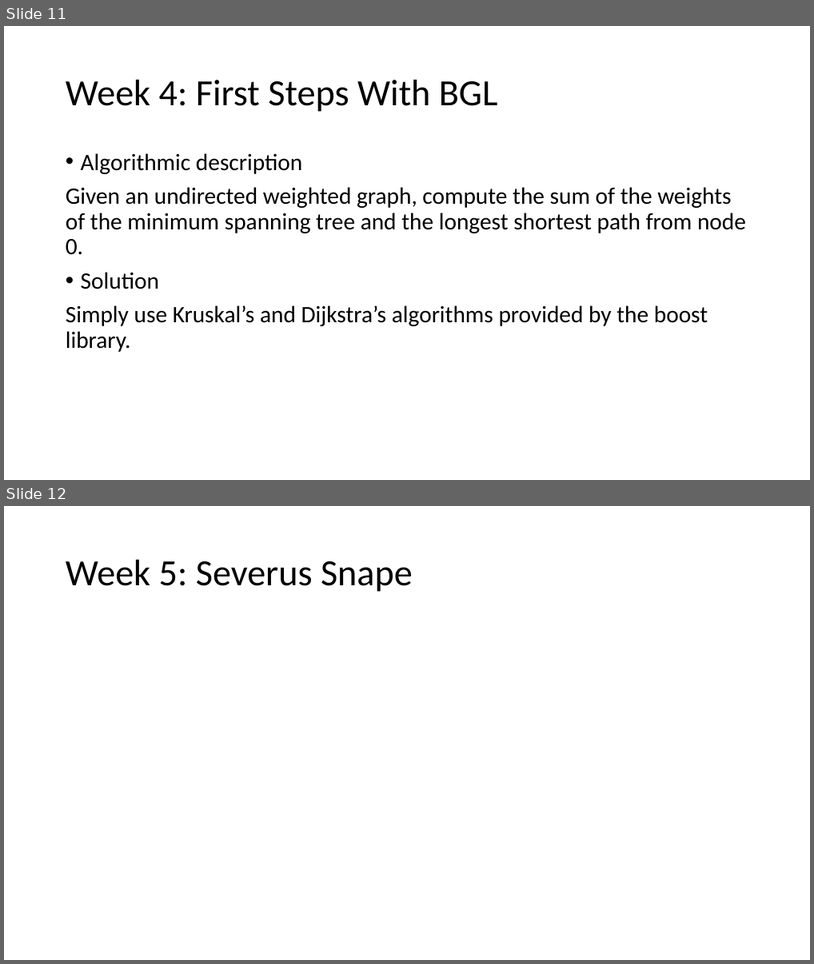
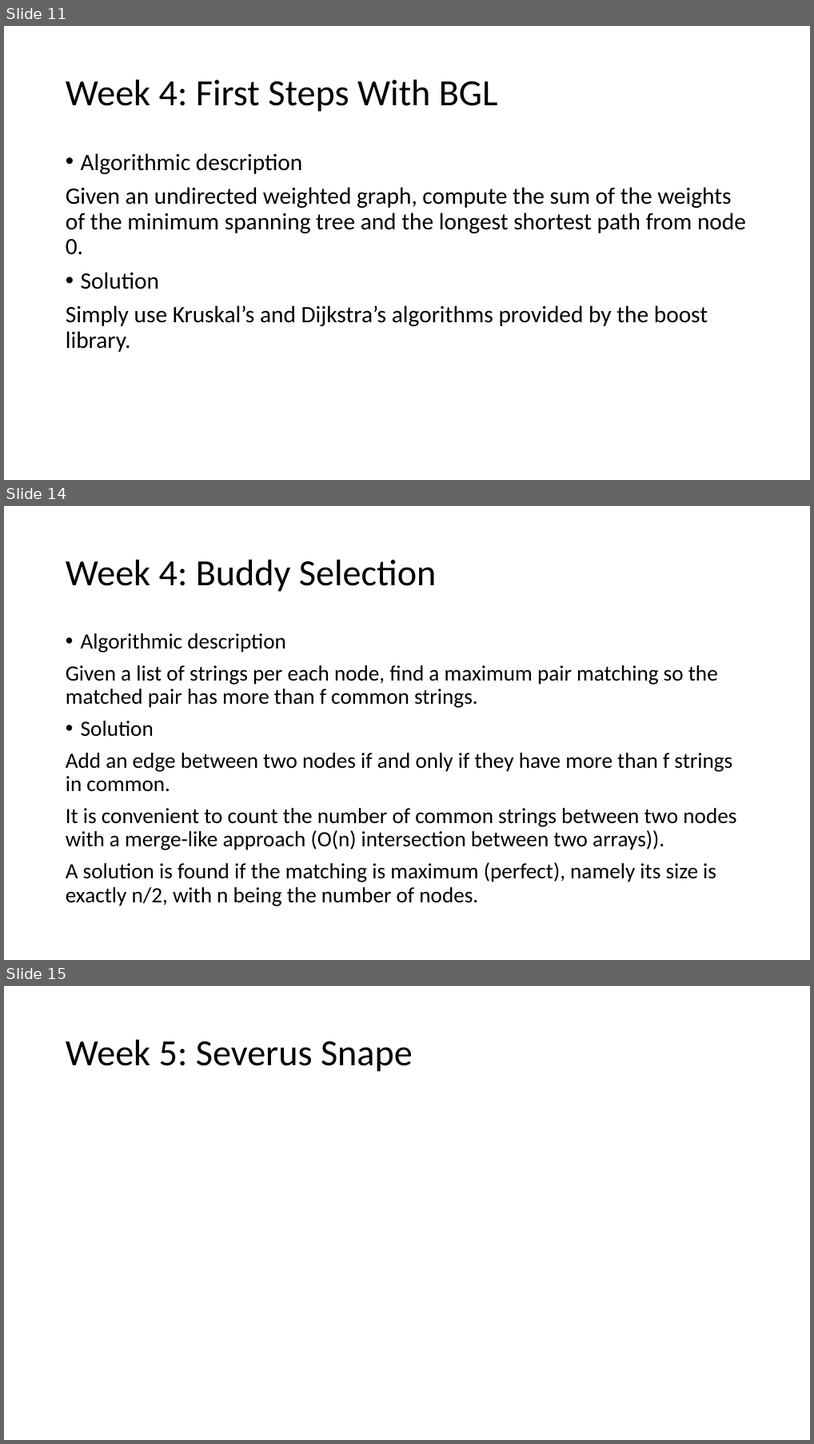
Before and after one commit to giacomocamposampiero/algolab, a slide deck: Recap.pptx. Shown one above the other, each under a label of ours: slides 11 and 12 before the commit, slides 11, 14 and 15 after it; the slides between them are not shown. The pictures are 814x964 and 814x1444 pixels, drawn with LibreOffice and Linux fonts; fonts in the diff are those of the drawing; grey boxes stand for pictures. Boxes give left, top, right and bottom in pixels: in the first picture for what was removed or moved away, otherwise in the second. Text is boxed around its words. In the diff, an @@ line names an element or a change of style, - is before the commit and + after.

Commit message:
Week 4

```diff
--- a/Recap.pptx
+++ b/Recap.pptx
@@ slide 14 added at box(4, 506, 810, 960), background #FFFFFF @@
@@ title added at box(66, 560, 437, 592), 44 pt, text #000000 @@
+Week 4: Buddy Selection
@@ text added at box(66, 633, 737, 906), 25.9 pt, text #000000 @@
+• Algorithmic description
+Given a list of strings per each node, find a maximum pair matching so the matched pair has more than f common strings.
+• Solution
+Add an edge between two nodes if and only if they have more than f strings in common.
+It is convenient to count the number of common strings between two nodes with a merge-like approach (O(n) intersection between two arrays)).
+A solution is found if the matching is maximum (perfect), namely its size is exactly n/2, with n being the number of nodes.
@@ what was slide 12 is now slide 15 @@
```
Also in this commit, not shown: 2 other slides added, 4 other files.
